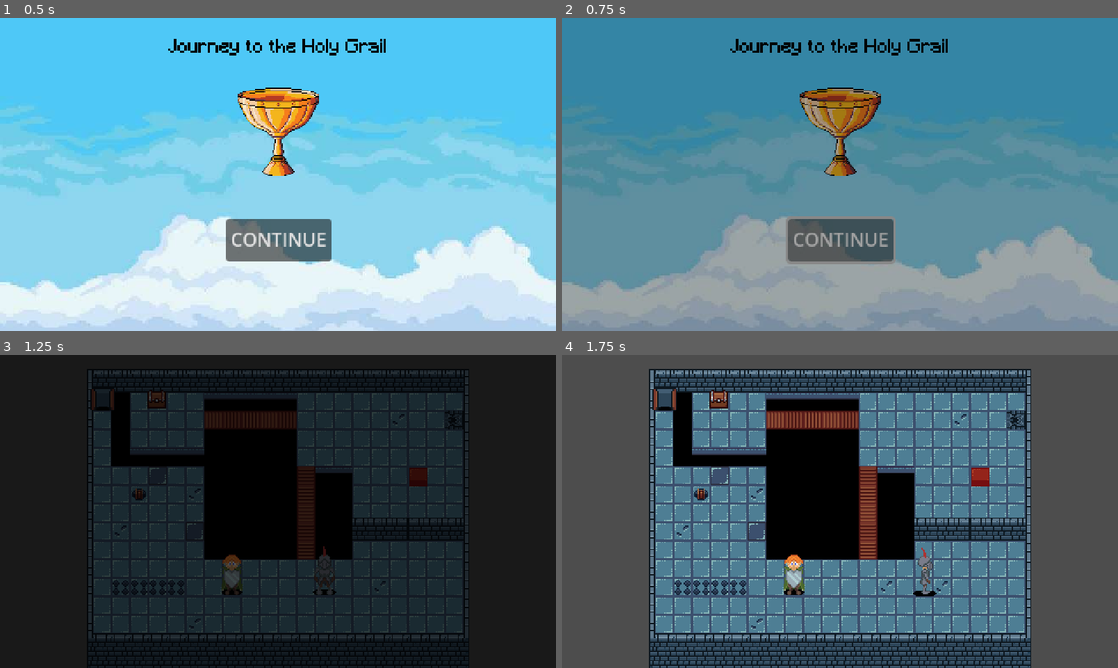
Above: before the commit, frames 1-4 (two rows, left to right).
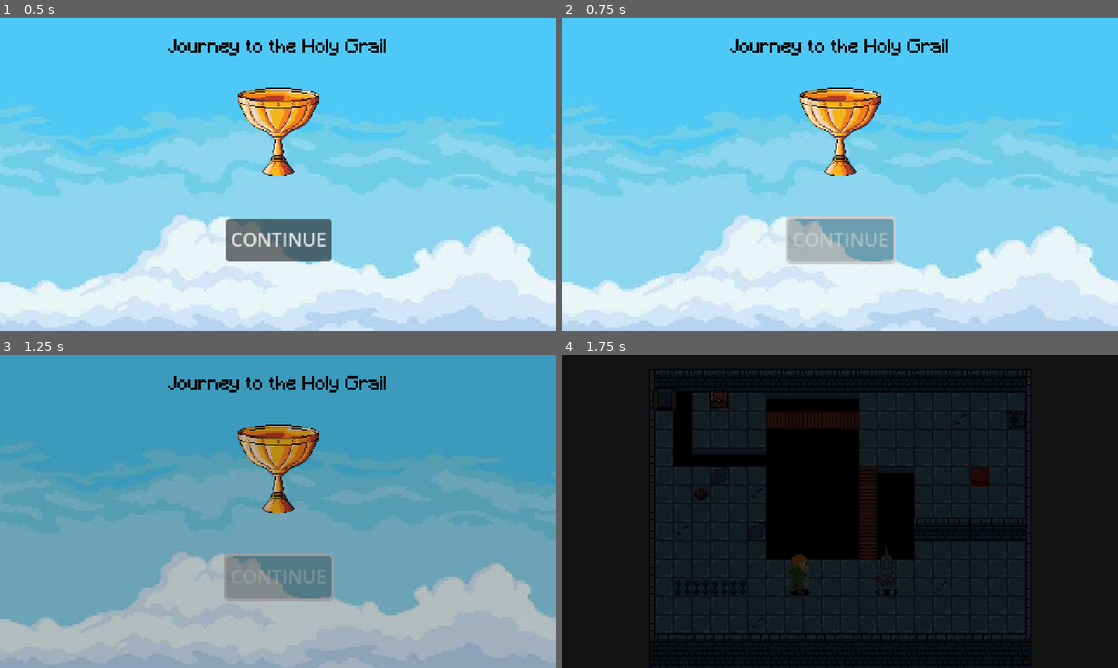
Above: after the commit, the same moments.

Repository: gumaciel/awesome-game-jam-01
Game: Godot game, scene res://scenes/main/main.tscn
Same seed, same stepped clock (60 frames per second), same inputs: the game is played once before the commit and once after it. The engine's default icon, where the game draws it, is replaced by a stand-in: a white triangle on a blue panel in a dark square. Sound files missing from this copy of the repository are replaced by a short silence.
Inputs (mouse positions are in pixels of both pictures, inside the frame that each line leads up to):
- Up to frame 1 (0.5 s): no input
- Up to frame 2 (0.75 s): click "CONTINUE" at 0.5 s
- Up to frame 3 (1.25 s): no input
- Up to frame 4 (1.75 s): move the mouse to (962, 495) at 1.27 s; hold D (move_right) from 1.28 s (still down); hold J (alternate) from 1.28 s (still down); click (962, 495) at 1.42 s

Frame 1 is identical in both runs. In frame 2, 99% of the frame differs, in the area x 0-100%, y 0-100%; in frame 3, 100%; in frame 4, 83%.

Commit message:
added sfx

Diff:
--- a/project.godot
+++ b/project.godot
@@ -70,7 +70,7 @@
 }
 configuration={
 "deadzone": 0.5,
-"events": [Object(InputEventKey,"resource_local_to_scene":fa …(140 unchanged characters)… d":false,"keycode":0,"physical_keycode":4194305,"key_label":0,"unicode":0,"echo":false,"script":null)
+"events": [Object(InputEventKey,"resource_local_to_scene":fa …(140 unchanged characters)… d":false,"keycode":0,"physical_keycode":80,"key_label":0,"unicode":112,"echo":false,"script":null)
 ]
 }
 
--- a/scenes/levels/test_scene.tscn
+++ b/scenes/levels/test_scene.tscn
@@ -1,9 +1,10 @@
-[gd_scene load_steps=12 format=3 uid="uid://bykqtdbrsla4w"]
+[gd_scene load_steps=13 format=3 uid="uid://bykqtdbrsla4w"]
 
 [ext_resource type="PackedScene" uid="uid://f6wy82a2mq8" path="res://scenes/ui/background_color_rect.tscn" id="1_hxbm2"]
 [ext_resource type="TileSet" uid="uid://bmljjvxwi5lcm" path="res://world/tilesets_data/test_tileset.tres" id="1_njrg8"]
 [ext_resource type="PackedScene" uid="uid://brttmwofxttak" path="res://scenes/ui/ui.tscn" id="2_62sbp"]
 [ext_resource type="Script" path="res://world/tilesets_data/scenario_environment.gd" id="2_y04gh"]
+[ext_resource type="AudioStream" uid="uid://d3i4yg6bjn5rc" path="res://assets/sounds/sfx/bridge/Ponte_quebrando_2.wav" id="4_8y3jf"]
 [ext_resource type="PackedScene" uid="uid://brp6rwitih73k" path="res://characters/player_2/player_2.tscn" id="4_qwccp"]
 [ext_resource type="PackedScene" uid="uid://dl4hgrkdmdu8f" path="res://characters/player_1/player_1.tscn" id="5_eeddq"]
 [ext_resource type="PackedScene" uid="uid://bymr3064c87is" path="res://scenes/prefabs/fire_canon.tscn" id="6_shbqr"]
@@ -43,6 +44,9 @@
 layer_1/tile_data = PackedInt32Array(589843, 65538, 8, 589844, 65538, 8, 589847, 65538, 8, 589848, 65538, 8, 524307, 65538, 7, 524308, 65538, 7, 524311, 65538, 7, 524312, 65538, 7)
 script = ExtResource("2_y04gh")
 
+[node name="DestroyingBridgeAudio" type="AudioStreamPlayer" parent="Scenario"]
+stream = ExtResource("4_8y3jf")
+
 [node name="UI" parent="." node_paths=PackedStringArray("player_1", "player_2") instance=ExtResource("2_62sbp")]
 player_1 = NodePath("../Player1")
 player_2 = NodePath("../Player2")
--- a/scenes/main/continue.gd
+++ b/scenes/main/continue.gd
@@ -3,4 +3,8 @@
 @export var scene_to_transition : PackedScene
 
 func _on_pressed():
+	disabled = true
+	$AudioStreamPlayer.play()
+
+func _on_audio_stream_player_finished():
 	SceneTransition.change_scene_to_packed(scene_to_transition)
--- a/scenes/main/main.tscn
+++ b/scenes/main/main.tscn
@@ -6,6 +6,7 @@
 [ext_resource type="PackedScene" uid="uid://bykqtdbrsla4w" path="res://scenes/levels/test_scene.tscn" id="2_whuka"]
 [ext_resource type="Texture2D" uid="uid://cq02ymcxwelxi" path="res://scenes/main/assets/grail.png" id="3_fe45p"]
 [ext_resource type="FontFile" uid="uid://biey1n1udyjdk" path="res://assets/fonts/Minecraft.ttf" id="3_pqo8o"]
+[ext_resource type="AudioStream" uid="uid://dt6u7iogd2b75" path="res://assets/sounds/sfx/start/Comecar_o_jogo.wav" id="7_s4vtm"]
 
 [node name="Main" type="Control"]
 layout_mode = 3
@@ -88,4 +89,8 @@
 script = ExtResource("1_364hj")
 scene_to_transition = ExtResource("2_whuka")
 
+[node name="AudioStreamPlayer" type="AudioStreamPlayer" parent="Continue"]
+stream = ExtResource("7_s4vtm")
+
 [connection signal="pressed" from="Continue" to="Continue" method="_on_pressed"]
+[connection signal="finished" from="Continue/AudioStreamPlayer" to="Continue" method="_on_audio_stream_player_finished"]
--- a/scenes/prefabs/arrow_canon.tscn
+++ b/scenes/prefabs/arrow_canon.tscn
@@ -1,7 +1,8 @@
-[gd_scene load_steps=3 format=3 uid="uid://cqu45akdgiwwe"]
+[gd_scene load_steps=4 format=3 uid="uid://cqu45akdgiwwe"]
 
 [ext_resource type="Script" path="res://world/object_scripts/arrow_canon.gd" id="1_1hego"]
-[ext_resource type="Texture2D" uid="uid://dhwfq8bain3r8" path="res://assets/objects/dispenser_base.tres" id="2_l3obq"]
+[ext_resource type="Texture2D" path="res://assets/objects/dispenser_base.tres" id="2_l3obq"]
+[ext_resource type="AudioStream" uid="uid://dfyswqwt1dqub" path="res://assets/sounds/sfx/arrow/Arco_tiro.wav" id="3_0iihk"]
 
 [node name="ArrowCanon" type="Node2D"]
 script = ExtResource("1_1hego")
@@ -17,4 +18,7 @@
 [node name="Target" type="Node2D" parent="."]
 position = Vector2(0, 269)
 
+[node name="AudioStreamPlayer2D" type="AudioStreamPlayer2D" parent="."]
+stream = ExtResource("3_0iihk")
+
 [connection signal="timeout" from="Timer" to="." method="_on_timer_timeout"]
--- a/scenes/prefabs/door.tscn
+++ b/scenes/prefabs/door.tscn
@@ -1,7 +1,9 @@
-[gd_scene load_steps=7 format=3 uid="uid://brjiawffrb0mt"]
+[gd_scene load_steps=9 format=3 uid="uid://brjiawffrb0mt"]
 
 [ext_resource type="Script" path="res://world/object_scripts/door.gd" id="1_il01q"]
 [ext_resource type="Texture2D" uid="uid://qydr30bhjbsh" path="res://assets/objects/gate_base.tres" id="2_2ats6"]
+[ext_resource type="AudioStream" uid="uid://xjt3mtbyf0qd" path="res://assets/sounds/sfx/door/Porta_abrindo.wav" id="3_wagg7"]
+[ext_resource type="AudioStream" uid="uid://pelln4ft7m1q" path="res://assets/sounds/sfx/door/Porta_Fechando.wav" id="4_afpu5"]
 
 [sub_resource type="RectangleShape2D" id="RectangleShape2D_wryko"]
 size = Vector2(32, 20)
@@ -61,3 +63,9 @@
 libraries = {
 "": SubResource("AnimationLibrary_0syqo")
 }
+
+[node name="AudioOpen" type="AudioStreamPlayer2D" parent="."]
+stream = ExtResource("3_wagg7")
+
+[node name="AudioClose" type="AudioStreamPlayer2D" parent="."]
+stream = ExtResource("4_afpu5")
--- a/scenes/prefabs/fire_canon.tscn
+++ b/scenes/prefabs/fire_canon.tscn
@@ -1,7 +1,11 @@
-[gd_scene load_steps=4 format=3 uid="uid://bymr3064c87is"]
+[gd_scene load_steps=8 format=3 uid="uid://bymr3064c87is"]
 
 [ext_resource type="Script" path="res://world/object_scripts/fire_canon.gd" id="1_pcrwq"]
 [ext_resource type="Texture2D" uid="uid://bqbpxqd3lwnr1" path="res://assets/objects/cannon_base.tres" id="2_demcs"]
+[ext_resource type="Script" path="res://scenes/sounds/sound_pool.gd" id="3_5rjl4"]
+[ext_resource type="AudioStream" uid="uid://cpnqlycrm8f0i" path="res://assets/sounds/sfx/fire_ball/Bola_de_fogo_1.wav" id="4_d5g8k"]
+[ext_resource type="AudioStream" uid="uid://cfecuytbthlse" path="res://assets/sounds/sfx/fire_ball/Bola_de_fogo_2.wav" id="5_ud3bf"]
+[ext_resource type="AudioStream" uid="uid://cms0l71r55yer" path="res://assets/sounds/sfx/fire_ball/Bola_de_fogo_3.wav" id="6_mgie6"]
 
 [sub_resource type="RectangleShape2D" id="RectangleShape2D_xtrcp"]
 size = Vector2(6, 282)
@@ -20,4 +24,16 @@
 position = Vector2(0, 131)
 shape = SubResource("RectangleShape2D_xtrcp")
 
+[node name="SoundPool" type="Node2D" parent="."]
+script = ExtResource("3_5rjl4")
+
+[node name="AudioStreamPlayer2D" type="AudioStreamPlayer2D" parent="SoundPool"]
+stream = ExtResource("4_d5g8k")
+
+[node name="AudioStreamPlayer2D2" type="AudioStreamPlayer2D" parent="SoundPool"]
+stream = ExtResource("5_ud3bf")
+
+[node name="AudioStreamPlayer2D3" type="AudioStreamPlayer2D" parent="SoundPool"]
+stream = ExtResource("6_mgie6")
+
 [connection signal="area_entered" from="Area2D" to="." method="_on_area_2d_area_entered"]
--- a/scenes/ui/ui.tscn
+++ b/scenes/ui/ui.tscn
@@ -9,6 +9,7 @@
 [ext_resource type="Texture2D" uid="uid://w17ckinb4eh6" path="res://assets/hud/placeholder/placeholder_char_button2.png" id="7_viu5p"]
 [ext_resource type="Texture2D" uid="uid://s8jq7jduiy6k" path="res://scenes/ui/assets/spr_swap_button_normal.png" id="7_yyelt"]
 [ext_resource type="Texture2D" uid="uid://c8epf72ln4di5" path="res://scenes/ui/assets/spr_swap_button_pressed.png" id="8_quc2u"]
+[ext_resource type="AudioStream" uid="uid://be3k5vwy6eppm" path="res://assets/sounds/sfx/pause/Pausa.wav" id="10_p4g21"]
 
 [node name="UI" type="Control"]
 process_mode = 3
@@ -62,3 +63,6 @@
 unique_name_in_owner = true
 position = Vector2(46, 29)
 texture = ExtResource("7_viu5p")
+
+[node name="PauseAudioStreamPlayer" type="AudioStreamPlayer" parent="."]
+stream = ExtResource("10_p4g21")
--- a/scenes/ui/ui_controller.gd
+++ b/scenes/ui/ui_controller.gd
@@ -40,6 +40,7 @@
 	ui_player_2.z_index = z_index_active if player_2.active else z_index_inactive
 
 func _pause() -> void:
+	$PauseAudioStreamPlayer.play()
 	get_tree().paused = !get_tree().paused
 
 	var input_mode := Input.MOUSE_MODE_VISIBLE if get_tree().paused else Input.MOUSE_MODE_HIDDEN
--- a/world/object_scripts/arrow_canon.gd
+++ b/world/object_scripts/arrow_canon.gd
@@ -6,6 +6,9 @@
 func _on_timer_timeout() -> void:
 	var arrow_instance = arrow.instantiate()
 	self.add_child(arrow_instance)
+
+	$AudioStreamPlayer2D.play()
+
 	var arrom_move = create_tween()
 	arrom_move.tween_property(arrow_instance,"position", target_pos,1)
 	await arrom_move.finished
--- a/world/object_scripts/door.gd
+++ b/world/object_scripts/door.gd
@@ -11,6 +11,9 @@
 	if area.get_parent() != current_player:
 		return
 	animation.play("open")
+
+	$AudioOpen.play()
+
 	static_colision.set_deferred("disabled",true)
 
 
@@ -19,5 +22,8 @@
 	if area.get_parent() != current_player:
 		return
 	animation.play_backwards("open")
+
+	$AudioClose.play()
+
 	current_player = null
 	static_colision.set_deferred("disabled",false)
--- a/world/object_scripts/fire_canon.gd
+++ b/world/object_scripts/fire_canon.gd
@@ -14,10 +14,12 @@
 func _shoot(target):
 	var bullet = fire_ball.instantiate()
 	self.get_parent().call_deferred("add_child",bullet)
+
 	bullet.position = self.position
 	var distance = self.position.distance_to(target.position)/16
 	var bullet_time = (1 * distance) / bullet_speed
 	var timer = get_tree().create_timer(0.5)
 	await timer.timeout
+	$SoundPool.play_random_audio()
 	var shot_move = create_tween()
 	shot_move.tween_property(bullet,"position",target.position,bullet_time)
--- a/world/tilesets_data/scenario_environment.gd
+++ b/world/tilesets_data/scenario_environment.gd
@@ -25,6 +25,8 @@
 	self.set_cell(0,tile_pos,2,spikes)
 
 func _bridge(tile_pos,is_heavy) -> void:
+	$DestroyingBridgeAudio.play()
+
 	if is_heavy:
 		self.set_cell(0,tile_pos,2,hole)
 		SceneTransition._death_event()
Not shown, added: assets/sounds/sfx/arrow/Arco_tiro.wav.import
Not shown, added: assets/sounds/sfx/bridge/Ponte_quebrando_2.wav.import
Not shown, added: assets/sounds/sfx/door/Porta_Fechando.wav.import
Not shown, added: assets/sounds/sfx/door/Porta_abrindo.wav.import
Not shown, added: assets/sounds/sfx/find_grail/Gral.wav.import
Not shown, added: assets/sounds/sfx/fire_ball/Bola_de_fogo_1.wav.import
Not shown, added: assets/sounds/sfx/fire_ball/Bola_de_fogo_2.wav.import
Not shown, added: assets/sounds/sfx/fire_ball/Bola_de_fogo_3.wav.import
Not shown, added: assets/sounds/sfx/fire_cannon/Canhao_tiro_1.wav.import
Not shown, added: assets/sounds/sfx/pause/Pausa.wav.import
Not shown, added: assets/sounds/sfx/start/Comecar_o_jogo.wav.import
Not shown: 1 places in scenes/main/main.tscn that only renumber resources
(and 12 more such lines)
